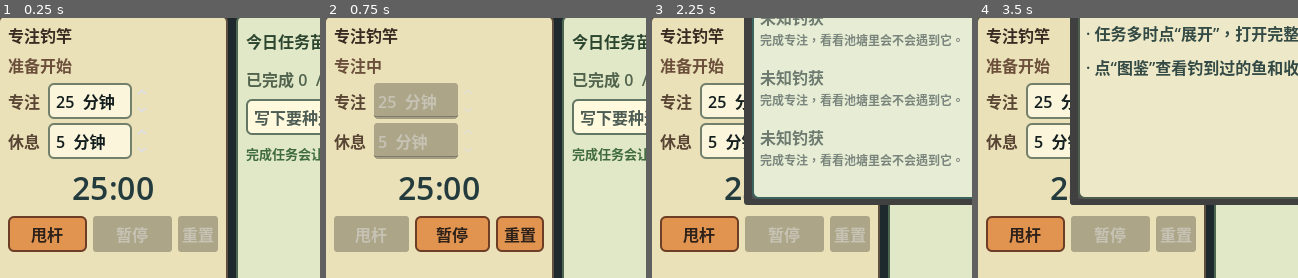
Above: before the commit, frames 1-4 (left to right).
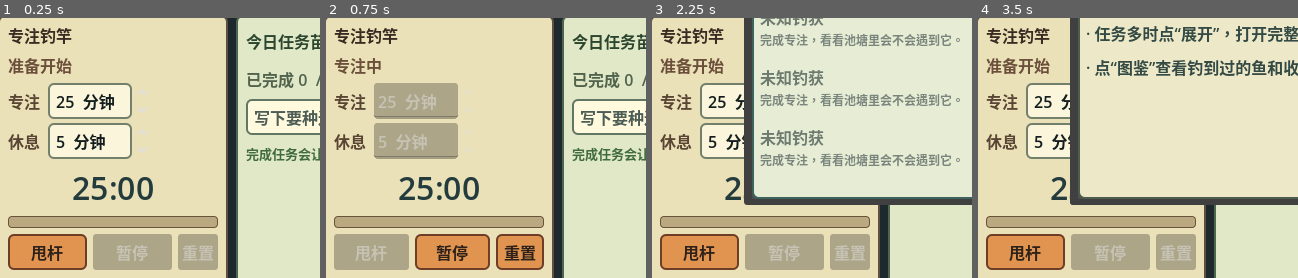
Above: after the commit, the same moments.

Repository: Mr-Salticidae/desk-pond
Game: Godot game, scene res://scenes/Main.tscn
Two runs of this game, one before a commit and one after it. Both use one fixed random seed, a clock stepped at 60 frames per second and the inputs below.
Inputs:
- Up to frame 1 (0.25 s): no input
- Up to frame 2 (0.75 s): click "甩杆" at 0.5 s
- Up to frame 3 (2.25 s): click "重置" at 1.25 s; click "图鉴" at 2 s
- Up to frame 4 (3.5 s): click "?" at 2.75 s
The pictures show only the part of the screen within x 2-52%, y 50-100%; the shares and areas given below are measured in that part.

The runs differ from the first frame. In frame 1, 8.4% of the frame differs, in the area x 2-69%, y 76-97%; in frame 2, 9.3%; in frame 3, 8.4%; in frame 4, 8.4%.

Commit message:
Add timer progress indicator

Diff:
--- a/scripts/pomodoro_timer.gd
+++ b/scripts/pomodoro_timer.gd
@@ -17,8 +17,10 @@
 var focus_seconds := 25 * 60
 var break_seconds := 5 * 60
 var seconds_left := focus_seconds
+var active_duration_seconds := focus_seconds
 var mode_label: Label
 var time_label: Label
+var progress_bar: ProgressBar
 var focus_spin: SpinBox
 var break_spin: SpinBox
 var start_button: Button
@@ -36,6 +38,7 @@
 	focus_seconds = focus_minutes * 60
 	break_seconds = break_minutes * 60
 	seconds_left = focus_seconds
+	active_duration_seconds = focus_seconds
 	if time_label == null:
 		_build_ui()
 	_set_spin_values(focus_minutes, break_minutes)
@@ -46,6 +49,7 @@
 		return
 	if state == "idle" or state == "completed":
 		seconds_left = focus_seconds
+		active_duration_seconds = focus_seconds
 	_apply_state("focusing")
 	countdown_timer.start()
 
@@ -61,6 +65,7 @@
 func reset_timer() -> void:
 	countdown_timer.stop()
 	seconds_left = focus_seconds
+	active_duration_seconds = focus_seconds
 	_apply_state("idle")
 	_update_time_label()
 
@@ -84,6 +89,7 @@
 
 func _start_break() -> void:
 	seconds_left = break_seconds
+	active_duration_seconds = break_seconds
 	_apply_state("break")
 	_update_time_label()
 	countdown_timer.start()
@@ -148,6 +154,16 @@
 	time_label.add_theme_color_override("font_color", Color(0.14, 0.23, 0.24))
 	time_label.horizontal_alignment = HORIZONTAL_ALIGNMENT_CENTER
 	root.add_child(time_label)
+
+	progress_bar = ProgressBar.new()
+	progress_bar.min_value = 0
+	progress_bar.max_value = 100
+	progress_bar.value = 0
+	progress_bar.show_percentage = false
+	progress_bar.custom_minimum_size = Vector2(0, 12)
+	progress_bar.add_theme_stylebox_override("background", _bar_style(Color(0.73, 0.66, 0.50), Color(0.42, 0.32, 0.23)))
+	progress_bar.add_theme_stylebox_override("fill", _bar_style(Color(0.26, 0.58, 0.60), Color(0.26, 0.58, 0.60)))
+	root.add_child(progress_bar)
 
 	var buttons := HBoxContainer.new()
 	buttons.add_theme_constant_override("separation", 6)
@@ -213,6 +229,12 @@
 		var minutes := int(seconds_left / 60)
 		var seconds := seconds_left % 60
 		time_label.text = "%02d:%02d" % [minutes, seconds]
+	if progress_bar:
+		if active_duration_seconds <= 0:
+			progress_bar.value = 0
+		else:
+			var elapsed := active_duration_seconds - seconds_left
+			progress_bar.value = clamp(float(elapsed) / float(active_duration_seconds) * 100.0, 0.0, 100.0)
 
 func _set_spin_values(focus_minutes: int, break_minutes: int) -> void:
 	if focus_spin:
@@ -229,6 +251,7 @@
 	break_seconds = break_minutes * 60
 	if state == "idle" or state == "completed":
 		seconds_left = focus_seconds
+		active_duration_seconds = focus_seconds
 		_update_time_label()
 	settings_changed.emit({
 		"focus_minutes": focus_minutes,
@@ -252,3 +275,17 @@
 	style.content_margin_top = 8
 	style.content_margin_bottom = 8
 	return style
+
+func _bar_style(fill: Color, border: Color) -> StyleBoxFlat:
+	var style := StyleBoxFlat.new()
+	style.bg_color = fill
+	style.border_color = border
+	style.border_width_left = 1
+	style.border_width_top = 1
+	style.border_width_right = 1
+	style.border_width_bottom = 1
+	style.corner_radius_top_left = 3
+	style.corner_radius_top_right = 3
+	style.corner_radius_bottom_left = 3
+	style.corner_radius_bottom_right = 3
+	return style
